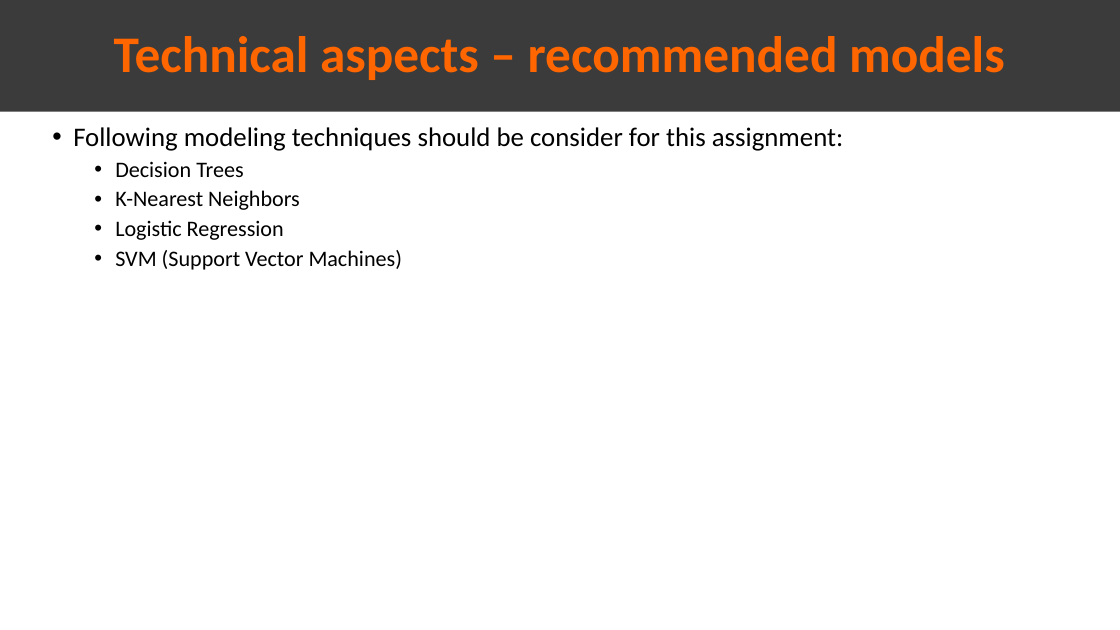
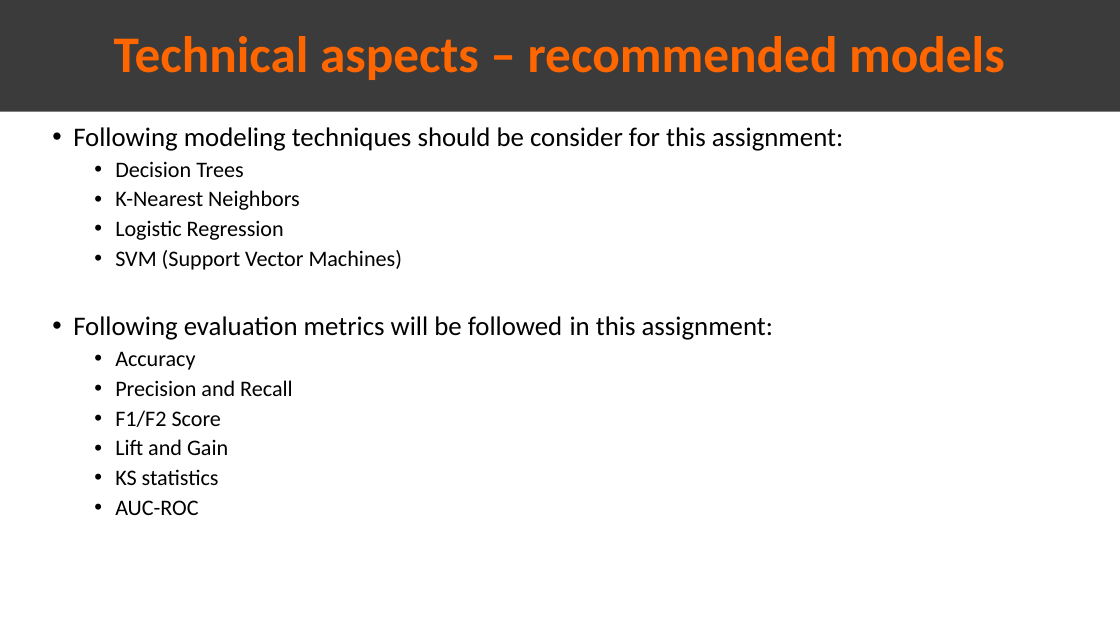
Before and after one commit to Omar-Safwat/HealthCare_project, a slide deck: slide 20 of Week_10-11/Presentation_EDA.pptx (slide 16 before the commit). Drawn at 1120x630 pixels with LibreOffice and Linux fonts; fonts in the diff are those of the drawing. Boxes give left, top, right and bottom in pixels: in the first picture for what was removed or moved away, otherwise in the second. Text is boxed around its words. In the diff, an @@ line names an element or a change of style, - is before the commit and + after.

```diff
--- a/Week_10-11/Presentation_EDA.pptx
+++ b/Week_10-11/Presentation_EDA.pptx
@@ text at <box>73,316,773,515</box>: paragraphs added @@
+• Following evaluation metrics will be followed in this assignment:
+  • Accuracy
+  • Precision and Recall
+  • F1/F2 Score
+  • Lift and Gain
+  • KS statistics
+  • AUC-ROC
```
Also in this commit, not shown: 9 other slides changed, 5 slides added, 1 slide removed, 2 other files.
